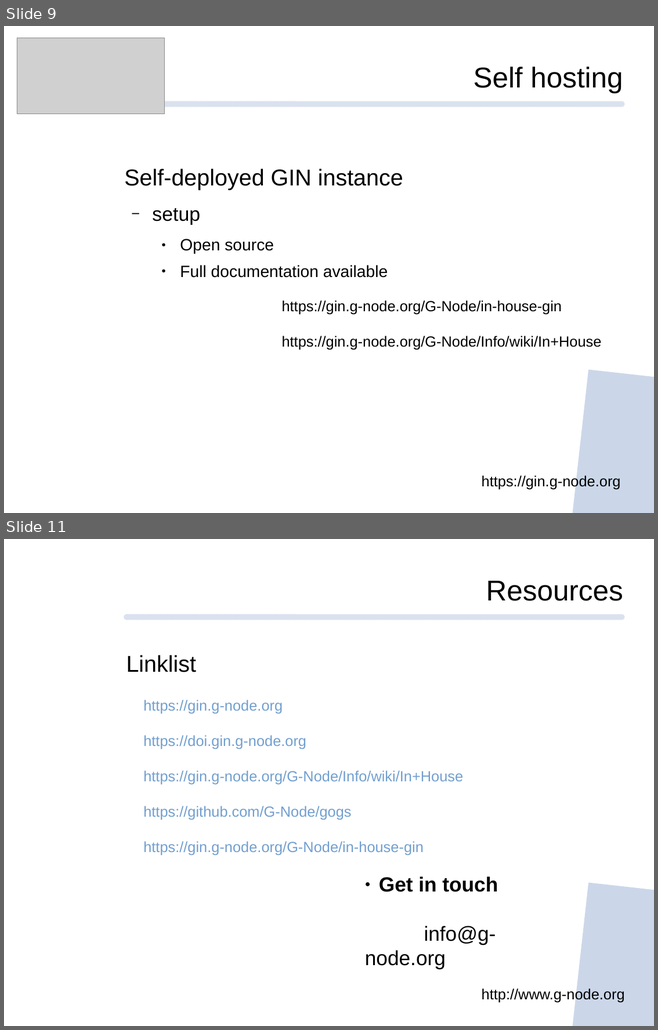
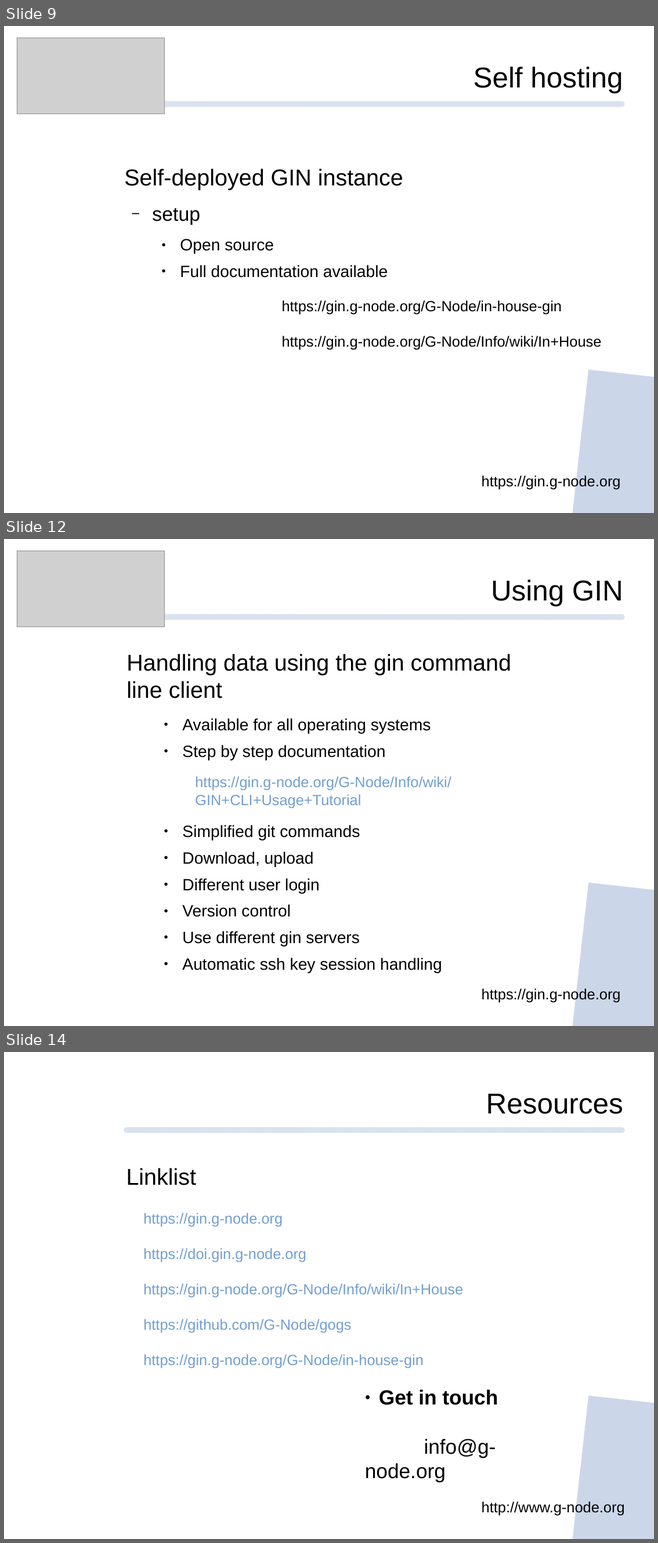
Before and after one commit to mpsonntag/prespost, a slide deck: 202209_INCF_online/202209_INCF_Online_GIN.odp. Shown one above the other, each under a label of ours: slides 9 and 11 before the commit, slides 9, 12 and 14 after it; the slides between them are not shown. The pictures are 658x1030 and 658x1543 pixels, drawn with LibreOffice and Linux fonts; fonts in the diff are those of the drawing; grey boxes stand for pictures; background and template pictures are left out. Boxes give left, top, right and bottom in pixels: in the first picture for what was removed or moved away, otherwise in the second. Text is boxed around its words. In the diff, an @@ line names an element or a change of style, - is before the commit and + after.

```diff
--- a/202209_INCF_online/202209_INCF_Online_GIN.odp
+++ b/202209_INCF_online/202209_INCF_Online_GIN.odp
@@ slide 12 added at [4, 539, 654, 1026], background #FFFFFF; not listed: 2 template elements that a slide beside it also shows @@
@@ picture added at [17, 551, 164, 627] @@
@@ text added at [491, 580, 623, 606], 35 pt, text #000000 @@
+Using GIN
@@ text added at [126, 654, 511, 973], 20 pt, text #000000 @@
+Handling data using the gin command line client
+    ● Available for all operating systems
+    ● Step by step documentation
+    ● Simplified git commands
+    ● Download, upload
+    ● Different user login
+    ● Version control
+    ● Use different gin servers
+    ● Automatic ssh key session handling
@@ text added at [195, 776, 451, 808], 18 pt, text #729FCF @@
+https://gin.g-node.org/G-Node/Info/wiki/GIN+CLI+Usage+Tutorial
@@ text added at [481, 988, 621, 1003], 18 pt, text #000000 @@
+https://gin.g-node.org
@@ what was slide 11 is now slide 14 @@
```
Also in this commit, not shown: 1 slide changed, 2 other slides added.
